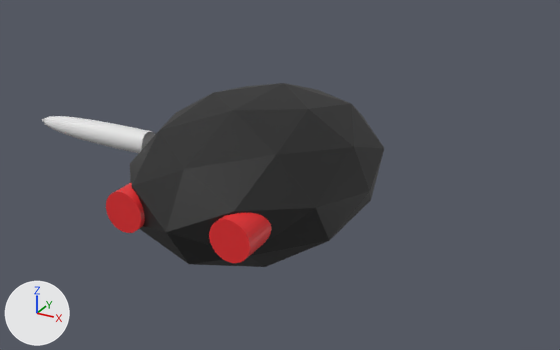
The Blender file Blend/140-kabuto.blend, before and after one commit.
Before and after are seen from a 50 mm camera at (4.6, -7.84, 3.88) aimed at (0.19, 0.18, -0.13). Arrows for +X, +Y and +Z are at lower left; the lights stay in place.

Objects in the first picture: 'Body', 'Eyes', 'Legs'.
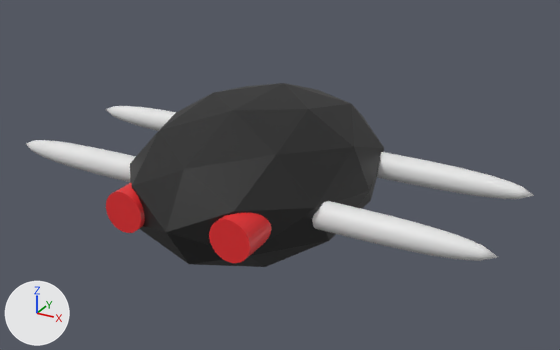
Where the change shows, as pixel boxes [x1, y1, x2, y2] in the pictures (560 x 350 px):
'Legs', moved, modifiers changed
    before: [41, 116, 155, 153]
    after: [26, 106, 534, 261]

The change, as a diff of the scene's bpy script:
```diff
--- a/Blend/140-kabuto.blend.py
+++ b/Blend/140-kabuto.blend.py
@@ ob_legs @@
 ob_legs = bpy.data.objects.new('Legs', me_beziercurve)
-ob_legs.location = (-2.761, 0.0, 0.0)
+ob_legs.location = (-2.236, -0.827, 0.0)
+_m = ob_legs.modifiers.new('Mirror', 'MIRROR')
+_m.use_axis = (True, True, False)
+_m.mirror_object = ob_body
```
